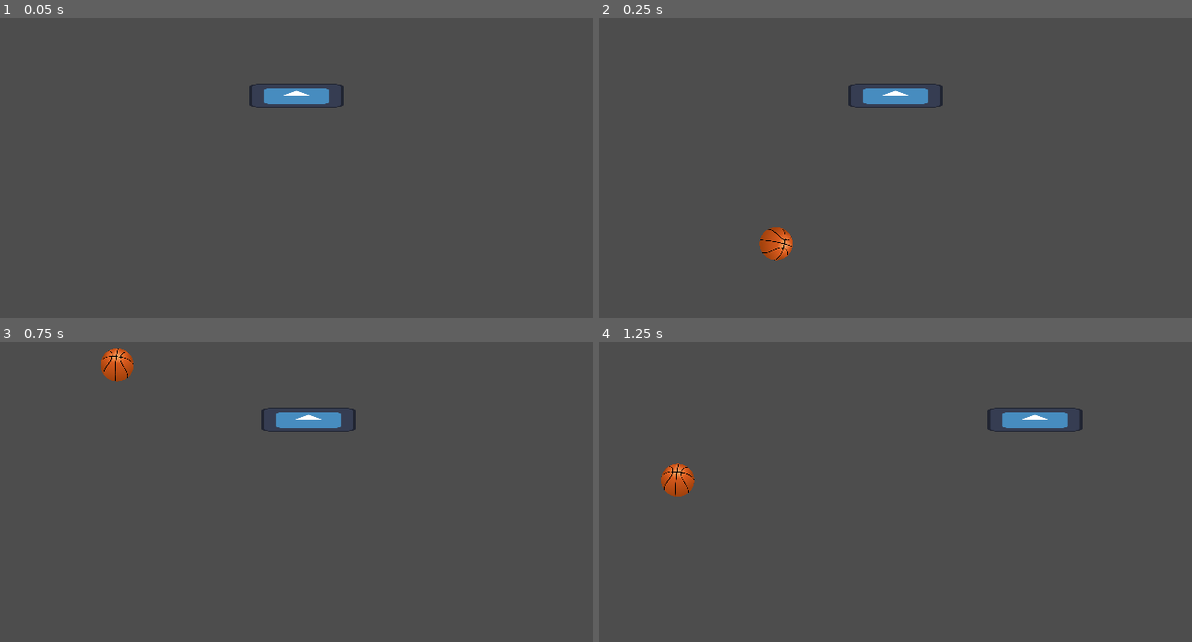
Above: before the commit, frames 1-4 (two rows, left to right).
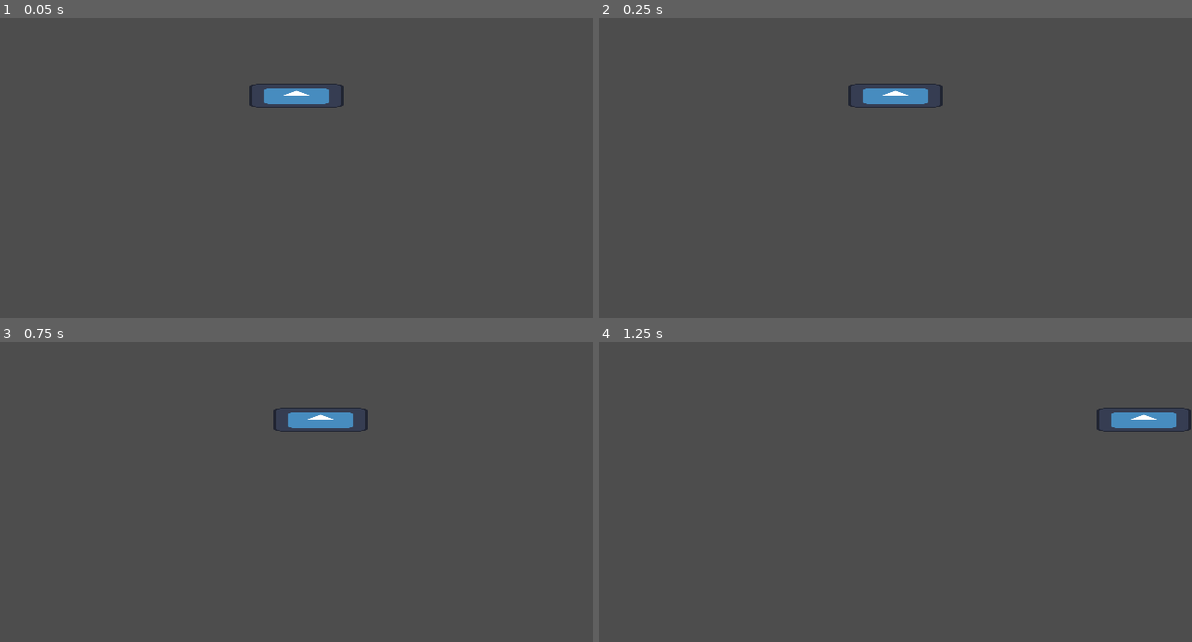
Above: after the commit, the same moments.

Repository: Aperaine/Rigged-Basketball
Game: Godot game, scene res://scenes/game.tscn
The game is run twice, just before and just after one commit, with the same random seed, the same clock (stepped at 60 frames per second) and the same inputs. The engine's default icon, where the game draws it, is replaced by a stand-in: a white triangle on a blue panel in a dark square.
Inputs:
- Up to frame 1 (0.05 s): no input
- Up to frame 2 (0.25 s): no input
- Up to frame 3 (0.75 s): tap Enter at 0.5 s; hold Right (moveRight) from 0.53 s (still down)
- Up to frame 4 (1.25 s): keep holding Right (moveRight)

Frame 1 is identical in both runs. In frame 2, 0.5% of the frame differs, in the area x 27-33%, y 69-81%; in frame 3, 0.9%; in frame 4, 2.0%, in the area x 10-100%, y 21-52%.

Commit message:
Game Manager
- Created game manager script
- Setup scoring system
- Started thrower loop function
- Started gameover function
- Moved some misplaced files
- Made the ball reorder behind the hoop after physics release

Diff:
--- a/riggedBasketball/scenes/ball.tscn
+++ b/riggedBasketball/scenes/ball.tscn
@@ -11,6 +11,7 @@
 radius = 17.0294
 
 [node name="Ball" type="RigidBody2D"]
+z_index = 1
 collision_layer = 3
 physics_material_override = SubResource("PhysicsMaterial_f7cbr")
 contact_monitor = true
--- a/riggedBasketball/scenes/floor.gd
+++ /dev/null
@@ -1,6 +0,0 @@
-extends Area2D
-
-
-func _on_body_entered(body: Node2D) -> void:
-	body.queue_free()
-	print ("free")
--- a/riggedBasketball/scenes/game.tscn
+++ b/riggedBasketball/scenes/game.tscn
@@ -1,15 +1,15 @@
-[gd_scene load_steps=6 format=3 uid="uid://f02l7av0c05v"]
+[gd_scene load_steps=7 format=3 uid="uid://f02l7av0c05v"]
 
+[ext_resource type="Script" uid="uid://cc0p80mibgo6r" path="res://scripts/gameManager.gd" id="1_iywne"]
 [ext_resource type="PackedScene" uid="uid://6ahhekbmm04v" path="res://scenes/hoop.tscn" id="1_uwrxv"]
-[ext_resource type="Script" uid="uid://utkdveyv6pql" path="res://scenes/floor.gd" id="2_lbhrr"]
-[ext_resource type="Script" uid="uid://fwmcmmni5p5v" path="res://scenes/thrower.gd" id="3_lbhrr"]
+[ext_resource type="Script" uid="uid://utkdveyv6pql" path="res://scripts/floor.gd" id="2_lbhrr"]
+[ext_resource type="Script" uid="uid://fwmcmmni5p5v" path="res://scripts/thrower.gd" id="3_lbhrr"]
 [ext_resource type="Texture2D" uid="uid://bnb76vb325d6u" path="res://icon.svg" id="3_lnu2h"]
 
 [sub_resource type="WorldBoundaryShape2D" id="WorldBoundaryShape2D_yqjtg"]
 
 [node name="Game" type="Node2D"]
-
-[node name="Balls" type="Node" parent="."]
+script = ExtResource("1_iywne")
 
 [node name="Hoop" parent="." instance=ExtResource("1_uwrxv")]
 position = Vector2(320, 150)
@@ -32,4 +32,6 @@
 texture = ExtResource("3_lnu2h")
 metadata/_edit_lock_ = true
 
+[node name="Balls" type="Node" parent="."]
+
 [connection signal="body_entered" from="Floor" to="Floor" method="_on_body_entered"]
--- a/riggedBasketball/scripts/ball.gd
+++ b/riggedBasketball/scripts/ball.gd
@@ -3,6 +3,7 @@
 @onready var projectile: ProjectileOnCurve2D = $ProjectileOnCurve2D
 @export var originalPos:Vector2
 @export var target:Vector2
+@export var scored:bool = false
 var speed:int
 var arcHeight:int = 400
 var syncProjectile:bool = false
@@ -14,7 +15,7 @@
 
 func _ready() -> void:
 	freeze = true
-
+	z_index = 1
 	$Sprite.rotation_degrees = round(randf_range(0,360))
 
 	speed = round(abs(originalPos.x-target.x)/220 + 4)
@@ -37,6 +38,7 @@
 	global_rotation = projectile.rotation
 	yAfterPos = global_position.y
 
+## To release the ball from the projectile's movement and unfreeze physics
 func physicsRelease():
 	$CollisionShape2D.disabled = false
 	syncProjectile = false
@@ -46,3 +48,4 @@
 	linear_velocity.x = (target.x - originalPos.x)/1.4
 
 	set_physics_process(false)
+	z_index = -1
--- /dev/null
+++ b/riggedBasketball/scripts/floor.gd
@@ -0,0 +1,9 @@
+extends Area2D
+
+@onready var game: Node2D = $".."
+
+func _on_body_entered(body: Node2D) -> void:
+	if body.scored:
+		body.queue_free()
+	else:
+		game.gameOver()
--- /dev/null
+++ b/riggedBasketball/scripts/gameManager.gd
@@ -0,0 +1,19 @@
+extends Node2D
+
+var score:int = 0
+@export var active:bool = false
+
+func _ready() -> void:
+	active = true
+
+
+## Add an amount to the score
+func addScore(amount:int = 1):
+	if active:
+		score += amount
+		print("Score: ", score)
+
+func gameOver():
+	print("Game Over")
+	active = false
+	$Thrower.active = false
--- a/riggedBasketball/scripts/hoop.gd
+++ b/riggedBasketball/scripts/hoop.gd
@@ -1,14 +1,17 @@
 extends StaticBody2D
+
+@onready var game: Node2D = $".."
 
 @export var maxSpeed:int = 500
 var activeSpeed:float = 0
-@export var moveAcceleration:float = 10
+@export var moveAcceleration:float = 20
 
 @export var maxPositionX = 588
 @export var minPositionX = 52
 
 func _process(delta: float) -> void:
-	move(delta)
+	if game.active:
+		move(delta)
 
 
 func move(delta:float):
@@ -26,5 +29,6 @@
 
 
 func _on_hole_body_entered(body: RigidBody2D) -> void:
-	print("score")
+	game.addScore()
 	body.set_collision_layer_value(2,false)
+	body.scored = true
--- a/riggedBasketball/scenes/thrower.gd
+++ b/riggedBasketball/scripts/thrower.gd
@@ -2,6 +2,7 @@
 
 @export var active:bool
 
+@export_category("Locations")
 @export var targetBoundaryL:Vector2 = Vector2(40,100)
 @export var targetBoundaryR:Vector2 = Vector2(600,150)
 @export var throwBoundaryL:int = 20
@@ -9,18 +10,29 @@
 var target:Vector2
 
 var rng = RandomNumberGenerator.new()
-var timeBetweenThrows:float = 5
-var minimumTimeBetweenThrows:int = 2
+
+@export_category("Timers")
+@export var startingDelay: int = 2
+@export var timeBetweenThrows:float = 4
+@export var minimumTimeBetweenThrows:int = 1
 
 var ballScene = preload("res://scenes/ball.tscn")
 @onready var ballsCollection: Node = $"../Balls"
+var ballCount:int = 0
 
 func _ready() -> void:
 	active = true
 	rng.randomize()
-	throw()
+
+	await get_tree().create_timer(startingDelay).timeout
+	while active:
+		throw()
+		await get_tree().create_timer(timeBetweenThrows).timeout
+
 
 func throw() -> void:
+	ballCount += 1
+
 	target.x = rng.randf_range(targetBoundaryL.x, targetBoundaryR.x)
 	target.y = rng.randf_range(targetBoundaryL.y, targetBoundaryR.y)
 
Renamed: riggedBasketball/scenes/floor.gd.uid -> riggedBasketball/scripts/floor.gd.uid
Not shown, added: riggedBasketball/scripts/gameManager.gd.uid
Renamed: riggedBasketball/scenes/thrower.gd.uid -> riggedBasketball/scripts/thrower.gd.uid
